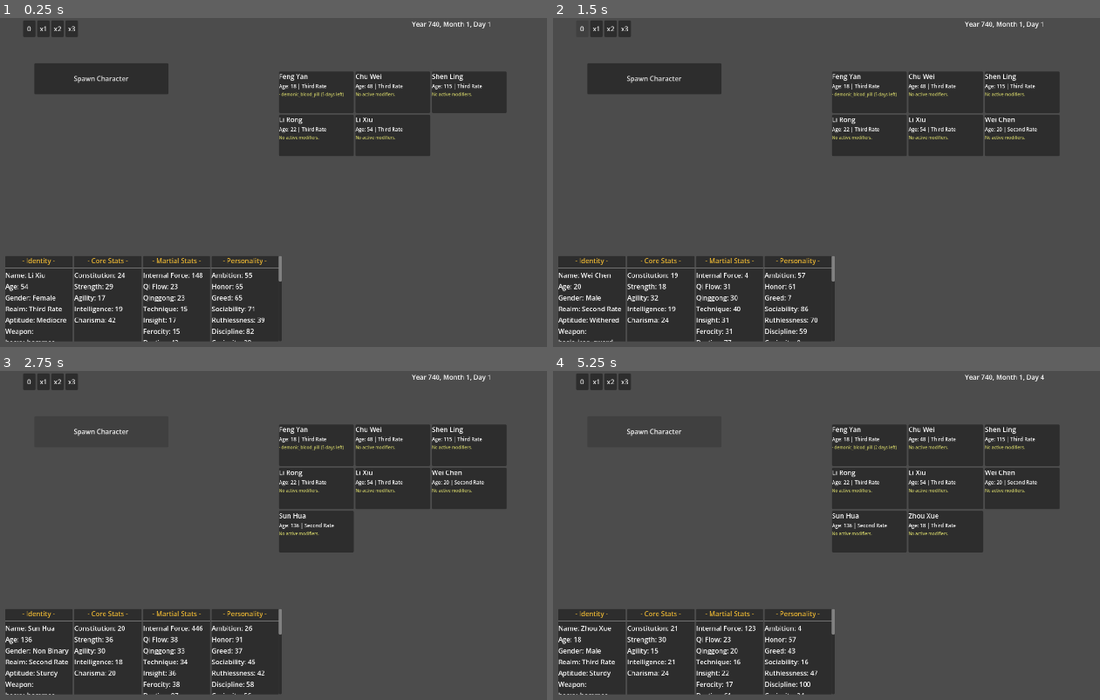
Above: before the commit, frames 1-4 (two rows, left to right).
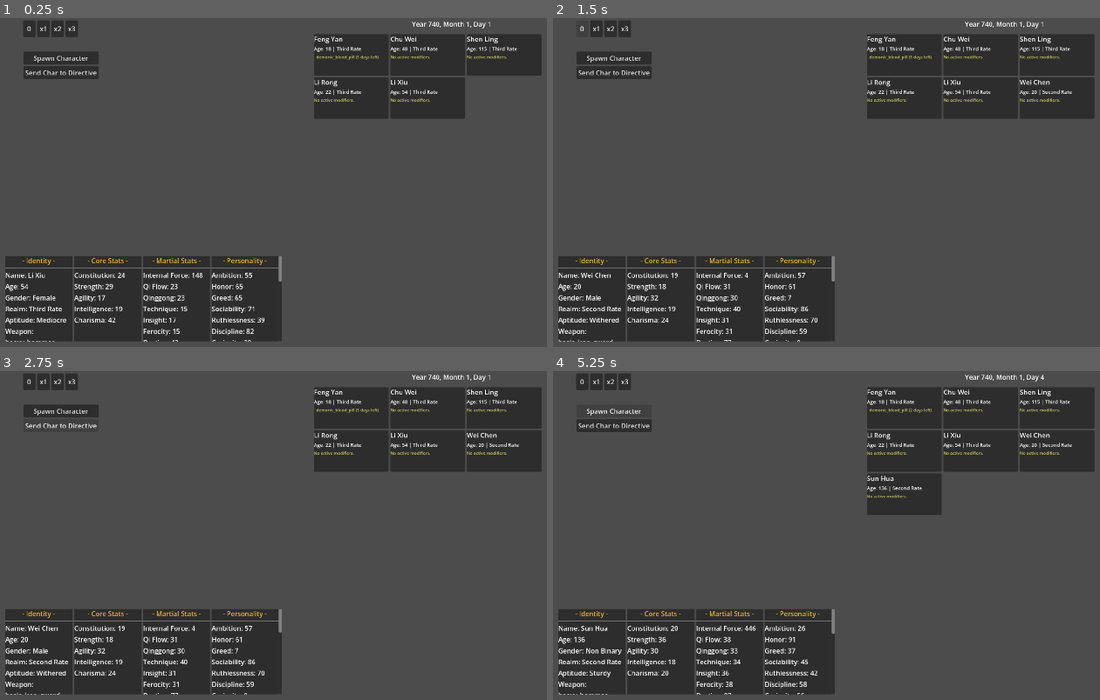
Above: after the commit, the same moments.

Repository: Chthonic-Studio/the_sect_master
Game: Godot game, scene res://Scenes/testing_grounds.tscn
Same seed, same stepped clock (60 frames per second), same inputs: the game is played once before the commit and once after it.
Inputs (mouse positions are in pixels of both pictures, inside the frame that each line leads up to):
- Up to frame 1 (0.25 s): no input
- Up to frame 2 (1.5 s): click "Spawn Character" at 0.5 s; click "0" at 1.25 s
- Up to frame 3 (2.75 s): click (60, 426) at 2 s, where only the run after the commit has a clickable "Send Char to Directive"
- Up to frame 4 (5.25 s): click "x1" at 2.75 s; click "x2" at 3.5 s; click "x3" at 4.25 s; click "Spawn Character" at 5 s

The runs differ from the first frame. In frame 1, 12% of the frame differs, in the area x 4-99%, y 5-42%; in frame 2, 14%; in frame 3, 14%; in frame 4, 15%, in the area x 4-99%, y 5-99%.

Commit message:
Add Directives system & Explore Ruins directive
Introduce a Directive system and a sample 'explore ruins' mission. Adds a new directive script (directive_explore_ruins.gd + .uid) that applies custom decay modifiers, daily events, and completion rewards. DataManager now registers and instantiates directive scripts via directive_scripts_registry and create_directive, and directories are scanned at load time. CharacterData now supports assigning a current_directive: daily processing applies directive-specific decay, calls process_tick(), decrements duration, runs on_complete(), and serializes/deserializes directive state. _apply_daily_decay() signature was extended to accept custom modifiers and new base rates (fatigue, loneliness, training, entertainment, socialization, optional stress). Testing UI/logic updated: testing_grounds.tscn reworked layout, added buttons and a debug action to assign the explore directive from Scripts/Debug/testing_grounds.gd. Small tweak to desire_meditate to add an ai_tags = ["martial_artist"] tag.

Diff:
--- a/Scenes/testing_grounds.tscn
+++ b/Scenes/testing_grounds.tscn
@@ -12,24 +12,18 @@
 script = ExtResource("1_gnny0")
 metadata/_edit_use_anchors_ = true
 
-[node name="DEBUG_SpawnRandomChar" type="Button" parent="." unique_id=2070175220]
-layout_mode = 1
-anchors_preset = -1
-anchor_left = 0.054166667
-anchor_top = 0.12125
-anchor_right = 0.32495973
-anchor_bottom = 0.23002194
-offset_right = -132.0
-offset_bottom = -23.0
-text = "Spawn Character"
+[node name="DEBUG_List" type="ScrollContainer" parent="." unique_id=2035895719]
+layout_mode = 0
+anchor_left = 0.455
+anchor_top = 0.04375
+anchor_right = 0.89
+anchor_bottom = 0.7
 metadata/_edit_use_anchors_ = true
 
-[node name="DEBUG_CharacterList" type="GridContainer" parent="." unique_id=139573471]
-layout_mode = 0
-offset_left = 680.0
-offset_top = 129.0
-offset_right = 1187.0
-offset_bottom = 790.0
+[node name="DEBUG_CharacterList" type="GridContainer" parent="DEBUG_List" unique_id=139573471]
+layout_mode = 2
+size_flags_horizontal = 3
+size_flags_vertical = 3
 columns = 3
 
 [node name="DEBUG_WorldTime" type="Label" parent="." unique_id=341480403]
@@ -78,3 +72,19 @@
 size_flags_horizontal = 3
 size_flags_vertical = 3
 columns = 4
+
+[node name="DEBUG_ButtonVbox" type="VBoxContainer" parent="." unique_id=216748195]
+layout_mode = 0
+offset_left = 65.0
+offset_top = 81.0
+offset_right = 105.0
+offset_bottom = 121.0
+
+[node name="DEBUG_SpawnRandomChar" type="Button" parent="DEBUG_ButtonVbox" unique_id=2070175220]
+layout_mode = 2
+text = "Spawn Character"
+metadata/_edit_use_anchors_ = true
+
+[node name="DEBUG_SendLastCharToTestDirective" type="Button" parent="DEBUG_ButtonVbox" unique_id=617426505]
+layout_mode = 2
+text = "Send Char to Directive"
--- a/Scripts/AI/Desires/desire_meditate.gd
+++ b/Scripts/AI/Desires/desire_meditate.gd
@@ -2,6 +2,7 @@
 
 func _init() -> void:
 	id = "desire_meditate"
+	ai_tags = ["martial_artist"]
 
 func evaluate(character: CharacterData) -> float:
 	var fatigue = character.state_vars.get("fatigue", 0.0)
--- /dev/null
+++ b/Scripts/AI/Directives/directive_explore_ruins.gd
@@ -0,0 +1,36 @@
+extends Directive
+
+## Right now this is a directive meant for testing, its not optimized for proper gameplay
+
+## Assign this to a character's 'current_directive' to send them away.
+## Example: character.current_directive = DataManager.create_directive("directive_explore_ruins", 10)
+
+func _init(duration: int = 5, custom_mods: Dictionary = {}) -> void:
+	# If no custom mods are passed by the factory, we provide grueling defaults for exploring.
+	var applied_mods = custom_mods if not custom_mods.is_empty() else {
+		"fatigue_rate": 15.0,  # 3x normal fatigue (Grueling travel)
+		"stress_rate": 5.0,    # Slowly drives them insane with paranoia
+		"loneliness_rate": 5.0 # Isolated from the sect's social life
+	}
+
+	super(duration, applied_mods)
+	id = "directive_explore_ruins"
+
+func process_tick(_character: CharacterData) -> void:
+	# Note: Baseline need decay is handled automatically by CharacterData._apply_daily_decay()
+	# This function is strictly for custom, unique events that happen during the mission.
+
+	# Example: 10% chance every day they trigger a trap, adding instant burst stress.
+	if randf() < 0.10:
+		_character.state_vars["stress"] = minf(100.0, _character.state_vars.get("stress", 0.0) + 15.0)
+
+func on_complete(character: CharacterData) -> void:
+	# The mission is over. Grant the character their rewards!
+	character.wealth += randi_range(50, 200)
+
+	# 30% chance to return with sudden martial enlightenment
+	if randf() < 0.30:
+		character.add_temporary_modifier("meditation_insight", 7)
+
+	# A simple debug print so you can see it working in the output console
+	print("DIRECTIVE COMPLETE: ", character.get_full_name(), " returned from exploring ruins with ", character.state_vars.get("fatigue", 0), " fatigue!")
--- a/Scripts/Debug/testing_grounds.gd
+++ b/Scripts/Debug/testing_grounds.gd
@@ -2,8 +2,9 @@
 
 const STARTING_SPAWN_COUNT = 5
 
-@onready var spawn_button: Button = $DEBUG_SpawnRandomChar
-@onready var character_list: GridContainer = $DEBUG_CharacterList
+@onready var spawn_button: Button = $DEBUG_ButtonVbox/DEBUG_SpawnRandomChar
+@onready var test_directive_button: Button = $DEBUG_ButtonVbox/DEBUG_SendLastCharToTestDirective
+@onready var character_list: GridContainer = $DEBUG_List/DEBUG_CharacterList
 @onready var time_label: Label = $DEBUG_WorldTime
 @onready var char_info_grid: GridContainer = $DEBUG_LastCharInfo/GridContainer
 
@@ -21,6 +22,7 @@
 
 func _ready() -> void:
 	spawn_button.pressed.connect(_on_spawn_button_pressed)
+	test_directive_button.pressed.connect(_on_test_directive_pressed)
 
 	# Connect Time Controls
 	btn_pause.pressed.connect(func(): TimeManager.set_time_speed(TimeManager.Speed.PAUSED))
@@ -197,6 +199,17 @@
 		ai_data["Days Remaining"] = "0"
 	_update_info_panel("AI Brain", ai_data)
 
+	var directive_data = {}
+	if character.current_directive != null:
+		directive_data["Active Mission"] = character.current_directive.id
+		directive_data["Days Remaining"] = str(character.current_directive.duration_remaining)
+		# Optionally, show how grueling it is:
+		directive_data["Fatigue Rate"] = "+%.1f/day" % character.current_directive.decay_modifiers.get("fatigue_rate", 5.0)
+	else:
+		directive_data["Active Mission"] = "None"
+		directive_data["Days Remaining"] = "0"
+
+	_update_info_panel("Directives", directive_data)
 
 ## Highly optimized procedural UI. Builds the nodes once, then just updates their strings.
 func _update_info_panel(title: String, data: Dictionary) -> void:
@@ -238,3 +251,17 @@
 			_detail_labels[map_key] = label
 
 		label.text = key + ": " + str(data[key])
+
+func _on_test_directive_pressed() -> void:
+	if _inspected_character == null or not _inspected_character.is_alive:
+		print("No valid character selected to send on a directive.")
+		return
+
+	# Create a 7-day expedition to the ruins.
+	# The DataManager factory automatically constructs it and injects default decay modifiers.
+	_inspected_character.current_directive = DataManager.create_directive("directive_explore_ruins", 7)
+
+	print("\n>>> ASSIGNED DIRECTIVE TO: ", _inspected_character.get_full_name())
+
+	# Immediately force the UI to refresh so we see the change without waiting for a day to pass
+	_refresh_character_info(_inspected_character)
--- a/Scripts/Globals/Managers/data_manager.gd
+++ b/Scripts/Globals/Managers/data_manager.gd
@@ -14,6 +14,7 @@
 var micro_desires: Dictionary = {} # Dict[String, Array[Desire]] mapped by tag
 var macro_desires: Dictionary = {} # Dict[String, Array[Desire]] mapped by tag
 var action_scripts_registry: Dictionary = {} # Maps String IDs to GDScript references (The Factory)
+var directive_scripts_registry: Dictionary = {} # Maps String IDs to GDScript references
 
 # --- REPOSITORIES (The "Living Entities") ---
 var character_repo: Dictionary = {}
@@ -58,6 +59,7 @@
 	# 3. Load AI Logic Scripts
 	_scan_directory_for_scripts("res://Scripts/AI/Desires", _load_desire_script)
 	_scan_directory_for_scripts("res://Scripts/AI/Actions", _load_action_script)
+	_scan_directory_for_scripts("res://Scripts/AI/Directives", _load_directive_script)
 
 func _load_json_to_registry(path: String, target_dict: Dictionary) -> void:
 	if not FileAccess.file_exists(path):
@@ -390,6 +392,25 @@
 	fallback.id = action_id
 	return fallback
 
+func _load_directive_script(path: String) -> void:
+	var script = load(path)
+	if script and script is Script:
+		var directive_id = path.get_file().get_basename().replace(".remap", "")
+		directive_scripts_registry[directive_id] = script
+
+func create_directive(directive_id: String, duration: int, custom_modifiers: Dictionary = {}) -> Directive:
+	if directive_id == "":
+		return null
+
+	if directive_scripts_registry.has(directive_id):
+		var script_ref = directive_scripts_registry[directive_id]
+		return script_ref.new(duration, custom_modifiers)
+
+	printerr("ActionFactory: Attempted to create unknown directive_id: ", directive_id)
+	var fallback = Directive.new(duration, custom_modifiers)
+	fallback.id = directive_id
+	return fallback
+
 #endregion
 
 # --- COMBAT HELPERS ---
--- a/Scripts/character_data_container.gd
+++ b/Scripts/character_data_container.gd
@@ -244,36 +244,50 @@
 			for mod_id in expired_ids:
 				modifier_expired.emit(self, mod_id)
 
-	# 2. Apply organic baseline deterioration
-	_apply_daily_decay()
-
-	# 3. Process AI State Machine (Actions will modify the deteriorated stats)
-	brain.process_daily_tick(self)
-
-	# 4. Master State Calculation
+	# 2. AI & Overrides
+	if current_directive != null:
+		# Apply customized deterioration based on the current mission
+		_apply_daily_decay(current_directive.decay_modifiers)
+
+		current_directive.process_tick(self)
+		current_directive.duration_remaining -= 1
+
+		if current_directive.is_complete():
+			current_directive.on_complete(self)
+			current_directive = null
+	else:
+		# Normal autonomous baseline deterioration and AI evaluation
+		_apply_daily_decay()
+		brain.process_daily_tick(self)
+
+	# 3. Master State Calculation
 	_calculate_mood()
 
 ## Applies baseline creeping of needs and state variables simply from existing.
-func _apply_daily_decay() -> void:
+## Can be overridden by Directives to simulate arduous missions or deep rest.
+func _apply_daily_decay(custom_modifiers: Dictionary = {}) -> void:
 	# --- STATE VARS ---
-	# Base fatigue from just being awake for a day.
-	# If they are doing heavy tasks (Meditating), the action itself will add MORE fatigue.
-	state_vars["fatigue"] = minf(100.0, state_vars.get("fatigue", 0.0) + 5.0)
-
-	# Loneliness creeps up slowly. Extroverts (high sociability) get lonely faster.
+	var base_fatigue_rate = custom_modifiers.get("fatigue_rate", 5.0)
+	state_vars["fatigue"] = minf(100.0, state_vars.get("fatigue", 0.0) + base_fatigue_rate)
+
 	var sociability = get_personality_value("sociability")
-	var loneliness_rate = 1.0 + (sociability / 100.0 * 2.0) # 1.0 to 3.0 per day
-	state_vars["loneliness"] = minf(100.0, state_vars.get("loneliness", 0.0) + loneliness_rate)
+	var base_loneliness_rate = custom_modifiers.get("loneliness_rate", 1.0 + (sociability / 100.0 * 2.0))
+	state_vars["loneliness"] = minf(100.0, state_vars.get("loneliness", 0.0) + base_loneliness_rate)
 
 	# --- NEEDS ---
-	# Needs slowly creep up.
-	# Later, we can tie these strictly to traits (e.g. ambitious people need training faster)
 	var ambition = get_personality_value("ambition")
-	var train_rate = 0.5 + (ambition / 100.0 * 2.5) # 0.5 to 3.0 per day
-	needs["training"] = minf(100.0, needs.get("training", 0.0) + train_rate)
-
-	needs["entertainment"] = minf(100.0, needs.get("entertainment", 0.0) + 1.5)
-	needs["socialization"] = minf(100.0, needs.get("socialization", 0.0) + 1.5)
+	var base_train_rate = custom_modifiers.get("training_rate", 0.5 + (ambition / 100.0 * 2.5))
+	needs["training"] = minf(100.0, needs.get("training", 0.0) + base_train_rate)
+
+	var base_ent_rate = custom_modifiers.get("entertainment_rate", 1.5)
+	needs["entertainment"] = minf(100.0, needs.get("entertainment", 0.0) + base_ent_rate)
+
+	var base_soc_rate = custom_modifiers.get("socialization_rate", 1.5)
+	needs["socialization"] = minf(100.0, needs.get("socialization", 0.0) + base_soc_rate)
+
+	# Stress is special; it doesn't passively rise normally, but a Directive can force it to.
+	if custom_modifiers.has("stress_rate"):
+		state_vars["stress"] = minf(100.0, state_vars.get("stress", 0.0) + custom_modifiers["stress_rate"])
 
 
 ## Derives the master 'Mood' variable from all other state variables and unmet needs.
@@ -341,7 +355,11 @@
 		"action_cooldowns": action_cooldowns,
 		"current_action_id": brain.current_action.id if brain.current_action else "",
 		"action_duration": brain.current_action.duration_remaining if brain.current_action else 0,
-		# TODO: We will serialize the current_directive ID once the factory is built in Phase 3
+
+		# Directive State
+		"current_directive_id": current_directive.id if current_directive else "",
+		"directive_duration": current_directive.duration_remaining if current_directive else 0,
+		"directive_modifiers": current_directive.decay_modifiers if current_directive else {},
 
 		# Combat Values
 		"equipped_weapon_id": equipped_weapon_id,
@@ -406,10 +424,15 @@
 	if saved_action_id != "" and saved_action_duration > 0:
 		brain.restore_action_state(saved_action_id, saved_action_duration)
 
+	# Reconstruct the Directive
+	var dir_id = data.get("current_directive_id", "")
+	var dir_dur = data.get("directive_duration", 0)
+	var dir_mods = data.get("directive_modifiers", {})
+
+	if dir_id != "" and dir_dur > 0:
+		current_directive = DataManager.create_directive(dir_id, dir_dur, dir_mods)
+
 	# Rebuild the cache after loading from save
 	recalculate_all_stats()
 
-	# Rebuild the cache after loading from save
-	recalculate_all_stats()
-
 #endregion
Not shown, added: Scripts/AI/Directives/directive_explore_ruins.gd.uid
